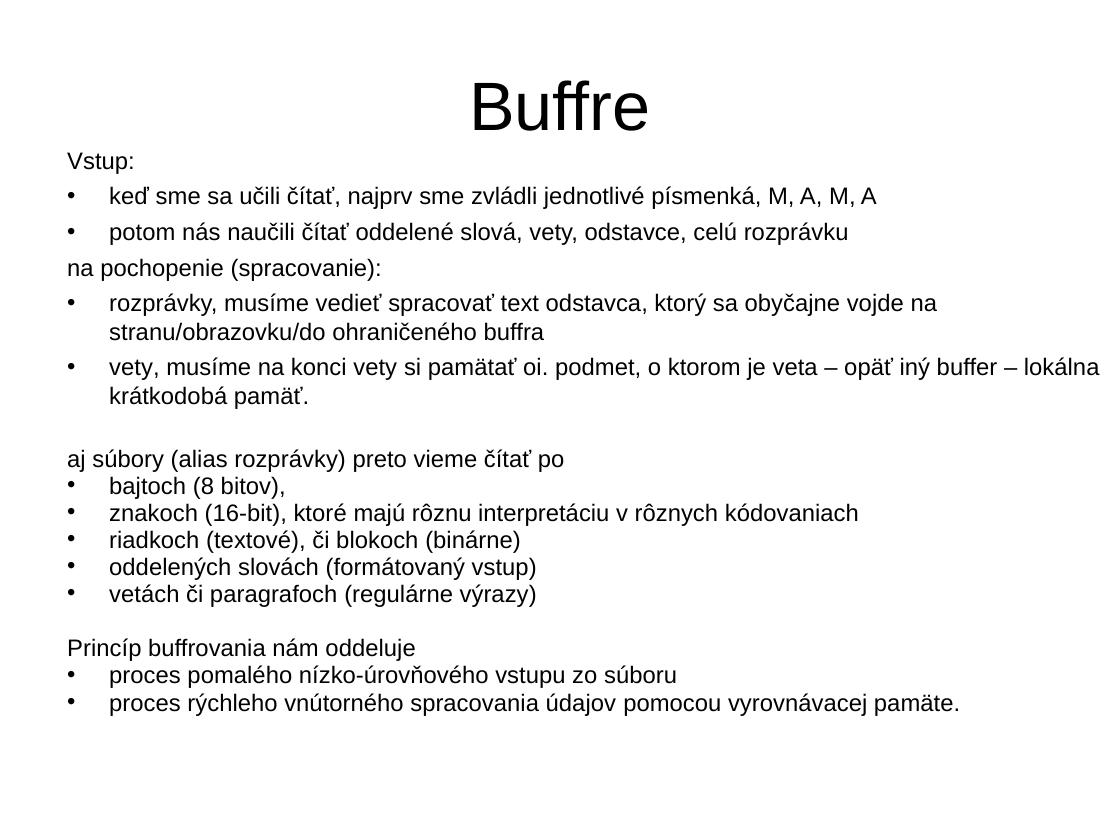
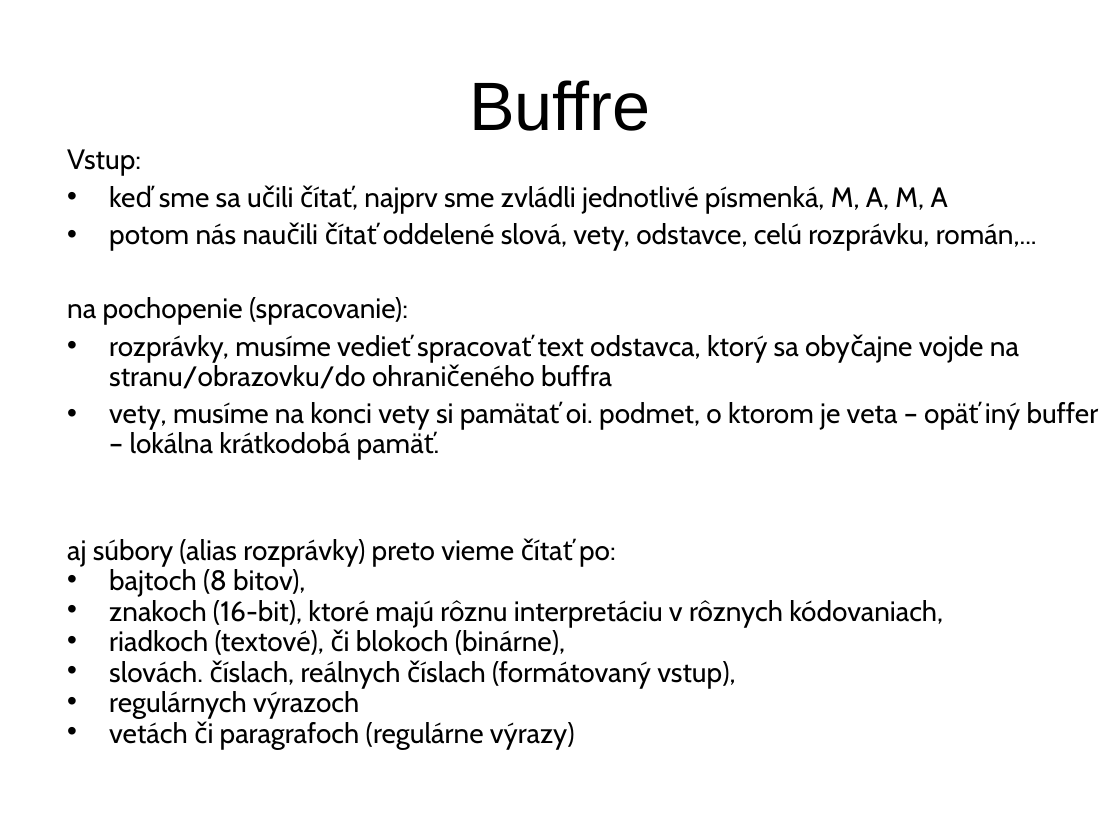
Before and after one commit to Programovanie4/Prednasky, a slide deck: slide 3 of 07/07_java.ppt. Drawn at 1120x840 pixels with LibreOffice and Linux fonts; fonts in the diff are those of the drawing. Boxes give left, top, right and bottom in pixels: in the first picture for what was removed or moved away, otherwise in the second. Text is boxed around its words. In the diff, an @@ line names an element or a change of style, - is before the commit and + after.

```diff
--- a/07/07_java.ppt
+++ b/07/07_java.ppt
@@ text at <box>67,149,1099,749</box>: size 15.3 to 18 pt, font Arial to Cabin in "Vstup:", "keď sme sa učili čítať, najprv sme ...", "na pochopenie (spracovanie):", "rozprávky, musíme vedieť spracovať text odstavca, ktorý ..." and 3 more places; line spacing 1 to 0.9 @@
@@ text at <box>109,223,1037,250</box>: text changed; size 15.3 to 18 pt; font Arial to Cabin @@
-• potom nás naučili čítať oddelené slová, vety, odstavce, celú rozprávku
+• potom nás naučili čítať oddelené slová, vety, odstavce, celú rozprávku, román,...
@@ text at <box>67,539,616,566</box>: text changed; size 15.3 to 18 pt; font Arial to Cabin @@
-aj súbory (alias rozprávky) preto vieme čítať po
+aj súbory (alias rozprávky) preto vieme čítať po:
@@ text at <box>109,600,943,719</box>: text changed; size 15.3 to 18 pt; font Arial to Cabin @@
-• znakoch (16-bit), ktoré majú rôznu interpretáciu v rôznych kódovaniach
-• riadkoch (textové), či blokoch (binárne)
-• oddelených slovách (formátovaný vstup)
+• znakoch (16-bit), ktoré majú rôznu interpretáciu v rôznych kódovaniach,
+• riadkoch (textové), či blokoch (binárne),
+• slovách. číslach, reálnych číslach (formátovaný vstup),
+• regulárnych výrazoch
@@ text at <box>67,638,960,716</box>: paragraphs removed @@
-Princíp buffrovania nám oddeluje
-• proces pomalého nízko-úrovňového vstupu zo súboru
-• proces rýchleho vnútorného spracovania údajov pomocou vyrovnávacej pamäte.
```
Also in this commit, not shown: 19 other slides changed, 3 slides added, 1 other file.
